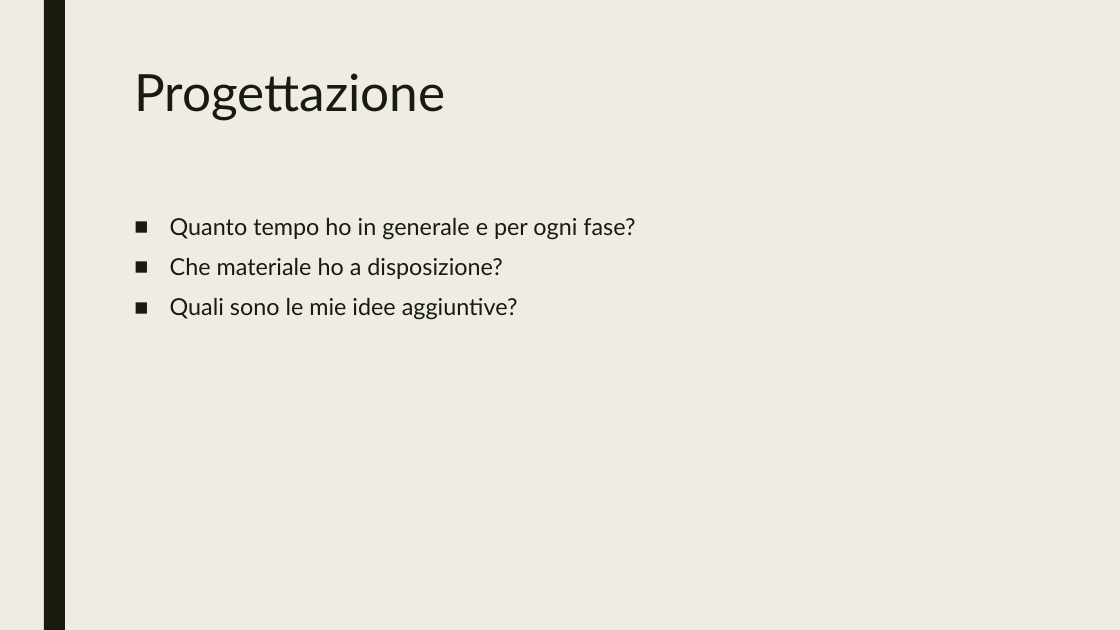
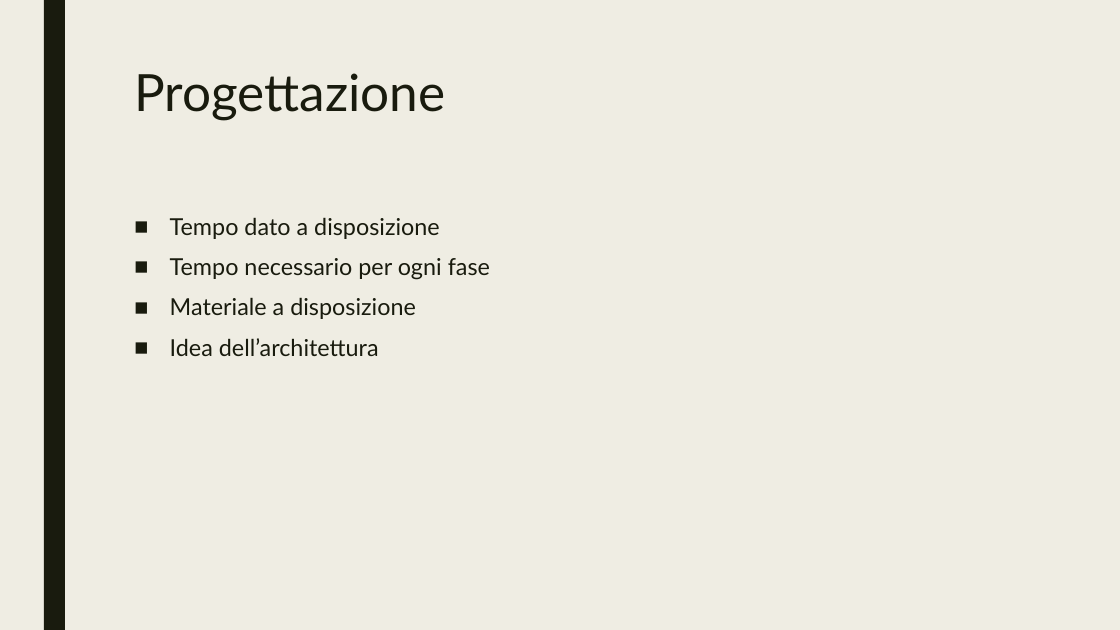
Before and after one commit to JariNaeser/Progetto1, a slide deck: slide 4 of doc/Presentazione progetto.pptx. Drawn at 1120x630 pixels with LibreOffice and Linux fonts; fonts in the diff are those of the drawing. Boxes give left, top, right and bottom in pixels: in the first picture for what was removed or moved away, otherwise in the second. Text is boxed around its words. In the diff, an @@ line names an element or a change of style, - is before the commit and + after.

```diff
--- a/doc/Presentazione progetto.pptx
+++ b/doc/Presentazione progetto.pptx
@@ text at (170,217,490,356): text changed @@
-■ Quanto tempo ho in generale e per ogni fase?
-■ Che materiale ho a disposizione?
-■ Quali sono le mie idee aggiuntive?
+■ Tempo dato a disposizione
+■ Tempo necessario per ogni fase
+■ Materiale a disposizione
+■ Idea dell’architettura
```
Also in this commit, not shown: 4 other slides changed, 1 other file.
